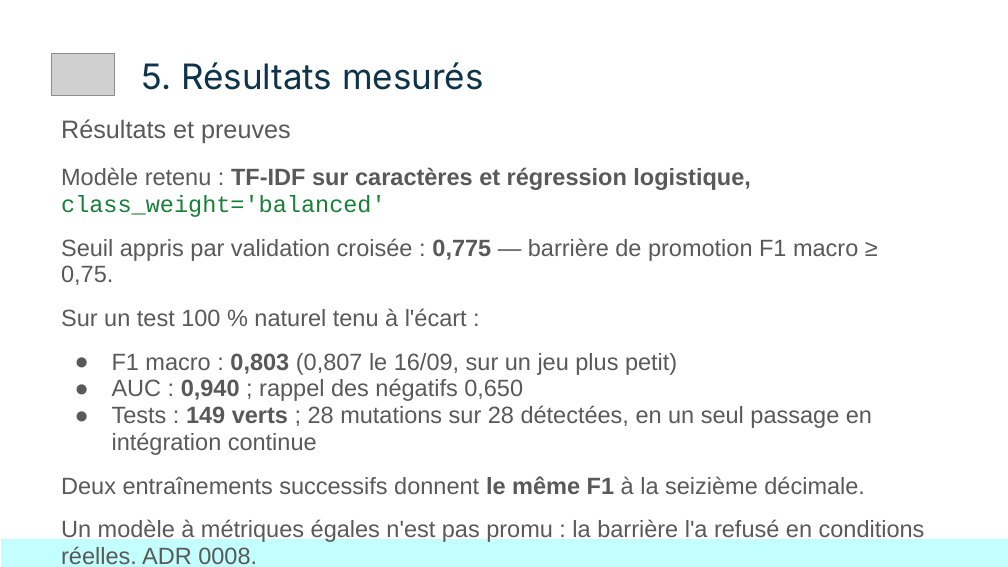
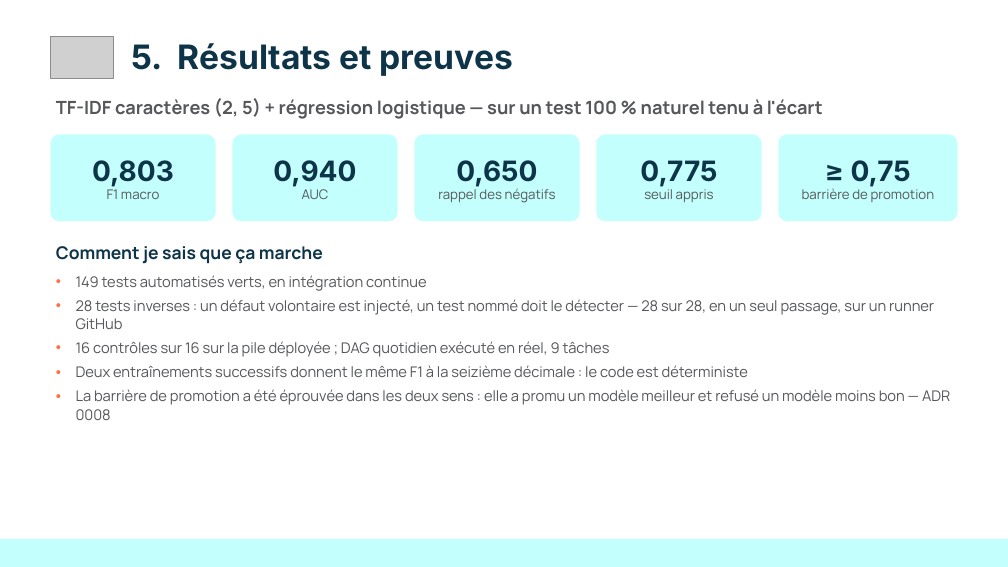
Before and after one commit to KinSushi/reviewpulse-pipeline, a slide deck: slide 7 of docs/presentation/ReviewPulse_DemoDay.pptx. Drawn at 1008x567 pixels with LibreOffice and Linux fonts; fonts in the diff are those of the drawing; grey boxes stand for pictures. Boxes give left, top, right and bottom in pixels: in the first picture for what was removed or moved away, otherwise in the second. Text is boxed around its words. In the diff, an @@ line names an element or a change of style, - is before the commit and + after.

```diff
--- a/docs/presentation/ReviewPulse_DemoDay.pptx
+++ b/docs/presentation/ReviewPulse_DemoDay.pptx
@@ picture: place and size @@
-picture at bbox=[51, 53, 115, 96]
+picture at bbox=[50, 36, 113, 79]
@@ text at bbox=[132, 43, 513, 76]: text changed; size 18 to 24 pt; font Arial to Inter; text colour #595959 to #0E3449; bold on @@
-Résultats et preuves
+5. Résultats et preuves
@@ title removed at bbox=[142, 62, 483, 90] @@
-5. Résultats mesurés
@@ text added at bbox=[56, 98, 823, 119], 13 pt, text #55575A, bold @@
+TF-IDF caractères (2, 5) + régression logistique — sur un test 100 % naturel tenu à l'écart
@@ rounded rectangle added at bbox=[50, 134, 216, 221], fill #C3FFFC, 9.5 pt, text #55575A @@
+0,803
+F1 macro
@@ rounded rectangle added at bbox=[233, 134, 398, 221], fill #C3FFFC, 20 pt, text #0E3449, bold @@
+0,940
+AUC
@@ rounded rectangle added at bbox=[414, 134, 580, 221], fill #C3FFFC, 9.5 pt, text #55575A @@
+0,650
+rappel des négatifs
@@ rounded rectangle added at bbox=[597, 134, 762, 221], fill #C3FFFC, 9.5 pt, text #55575A @@
+0,775
+seuil appris
@@ rounded rectangle added at bbox=[778, 134, 958, 221], fill #C3FFFC, 9.5 pt, text #55575A @@
+≥ 0,75
+barrière de promotion
@@ text removed at bbox=[61, 167, 925, 543] @@
-Modèle retenu : TF-IDF sur caractères et régression logistique, class_weight='balanced'
-Seuil appris par validation croisée : 0,775 — barrière de promotion F1 macro ≥ 0,75.
-Sur un test 100 % naturel tenu à l'écart :
-● F1 macro : 0,803 (0,807 le 16/09, sur un jeu plus petit)
-● AUC : 0,940 ; rappel des négatifs 0,650
-● Tests : 149 verts ; 28 mutations sur 28 détectées, en un seul passage en intégration continue
-Deux entraînements successifs donnent le même F1 à la seizième décimale.
-Un modèle à métriques égales n'est pas promu : la barrière l'a refusé en conditions réelles. ADR 0008.
@@ text added at bbox=[56, 246, 323, 264], 12.5 pt, text #0E3449, bold @@
+Comment je sais que ça marche
@@ text added at bbox=[76, 275, 950, 420], 10.5 pt, text #55575A @@
+• 149 tests automatisés verts, en intégration continue
+• 28 tests inverses : un défaut volontaire est injecté, un test nommé doit le détecter — 28 sur 28, en un seul passage, sur un runner GitHub
+• 16 contrôles sur 16 sur la pile déployée ; DAG quotidien exécuté en réel, 9 tâches
+• Deux entraînements successifs donnent le même F1 à la seizième décimale : le code est déterministe
+• La barrière de promotion a été éprouvée dans les deux sens : elle a promu un modèle meilleur et refusé un modèle moins bon — ADR 0008
```
Also in this commit, not shown: 7 other slides changed, 13 other files.
